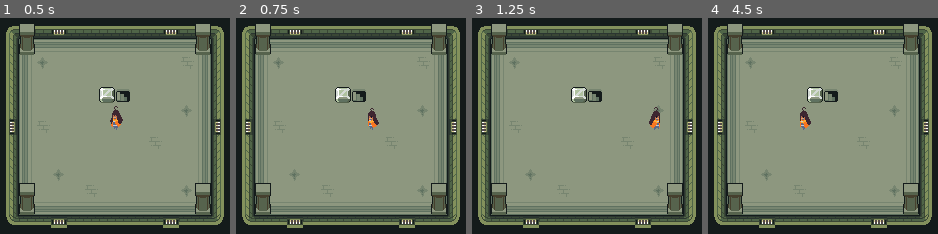
Above: before the commit, frames 1-4 (left to right).
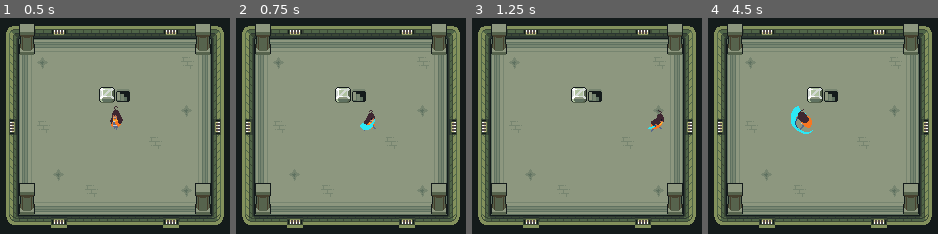
Above: after the commit, the same moments.

Repository: giuliosa/astral-genesis
Game: Godot game, scene res://Scenes/World/Test-world.tscn
Same seed, same stepped clock (60 frames per second), same inputs: the game is played once before the commit and once after it.
Inputs:
- Up to frame 1 (0.5 s): no input
- Up to frame 2 (0.75 s): hold Right (move_right) from 0.53 s (still down); tap Z (light_attack) at 0.6 s
- Up to frame 3 (1.25 s): keep holding Right (move_right)
- Up to frame 4 (4.5 s): release Right (move_right) at 1.28 s; hold Down (move_down) 1.28-2.03 s; tap Z (light_attack) every 0.75 s from 1.35 to 4.35 s; hold Right (move_right) 2.03-2.78 s; hold Up (move_up) 2.78-3.53 s; hold Left (move_left) from 3.53 s (still down)

Frame 1 is identical in both runs. In frame 2, 0.4% of the frame differs, in the area x 53-63%, y 41-53%; in frame 3, 0.4%; in frame 4, 0.6%, in the area x 36-46%, y 40-54%.

Commit message:
Adding animations to attack

Diff:
--- a/Scenes/Actors/Player/player.tscn
+++ b/Scenes/Actors/Player/player.tscn
@@ -33,69 +33,297 @@
 "update": 1,
 "values": [true]
 }
+tracks/2/type = "value"
+tracks/2/imported = false
+tracks/2/enabled = true
+tracks/2/path = NodePath("Hitbox/CollisionShape2D:disabled")
+tracks/2/interp = 1
+tracks/2/loop_wrap = true
+tracks/2/keys = {
+"times": PackedFloat32Array(0),
+"transitions": PackedFloat32Array(1),
+"update": 1,
+"values": [true]
+}
+tracks/3/type = "value"
+tracks/3/imported = false
+tracks/3/enabled = true
+tracks/3/path = NodePath("Hitbox/CollisionShape2D:position")
+tracks/3/interp = 1
+tracks/3/loop_wrap = true
+tracks/3/keys = {
+"times": PackedFloat32Array(0),
+"transitions": PackedFloat32Array(1),
+"update": 0,
+"values": [Vector2(0, -15)]
+}
+tracks/4/type = "value"
+tracks/4/imported = false
+tracks/4/enabled = true
+tracks/4/path = NodePath("Hitbox/CollisionShape2D:rotation")
+tracks/4/interp = 1
+tracks/4/loop_wrap = true
+tracks/4/keys = {
+"times": PackedFloat32Array(0),
+"transitions": PackedFloat32Array(1),
+"update": 0,
+"values": [1.5708]
+}
 
 [sub_resource type="Animation" id="Animation_yv5u0"]
 resource_name = "attack_down"
-length = 0.2
-tracks/0/type = "value"
-tracks/0/imported = false
-tracks/0/enabled = true
-tracks/0/path = NodePath("Body:frame")
-tracks/0/interp = 1
-tracks/0/loop_wrap = true
-tracks/0/keys = {
-"times": PackedFloat32Array(0),
-"transitions": PackedFloat32Array(1),
-"update": 1,
-"values": [16]
+length = 1.3
+tracks/0/type = "value"
+tracks/0/imported = false
+tracks/0/enabled = true
+tracks/0/path = NodePath("Body:frame")
+tracks/0/interp = 1
+tracks/0/loop_wrap = true
+tracks/0/keys = {
+"times": PackedFloat32Array(0, 0.0146608, 0.0324493, 0.10328, 0.2, 0.3, 0.4, 0.5, 0.6, 0.7, 0.8, 0.9, 1, 1.1, 1.2),
+"transitions": PackedFloat32Array(1, 5.27803, 0.0228763, 1, 1, 1, 1, 1, 1, 1, 1, 1, 1, 1, 1),
+"update": 1,
+"values": [48, 49, 50, 51, 52, 53, 54, 55, 56, 57, 58, 59, 60, 61, 62]
+}
+tracks/1/type = "value"
+tracks/1/imported = false
+tracks/1/enabled = true
+tracks/1/path = NodePath("Body:flip_h")
+tracks/1/interp = 1
+tracks/1/loop_wrap = true
+tracks/1/keys = {
+"times": PackedFloat32Array(0),
+"transitions": PackedFloat32Array(1),
+"update": 1,
+"values": [false]
+}
+tracks/2/type = "value"
+tracks/2/imported = false
+tracks/2/enabled = true
+tracks/2/path = NodePath("Hitbox/CollisionShape2D:disabled")
+tracks/2/interp = 1
+tracks/2/loop_wrap = true
+tracks/2/keys = {
+"times": PackedFloat32Array(0, 0.8, 1),
+"transitions": PackedFloat32Array(1, 1, 1),
+"update": 1,
+"values": [true, false, true]
+}
+tracks/3/type = "value"
+tracks/3/imported = false
+tracks/3/enabled = true
+tracks/3/path = NodePath("Hitbox/CollisionShape2D:position")
+tracks/3/interp = 1
+tracks/3/loop_wrap = true
+tracks/3/keys = {
+"times": PackedFloat32Array(0.8),
+"transitions": PackedFloat32Array(1),
+"update": 0,
+"values": [Vector2(0, 4)]
+}
+tracks/4/type = "value"
+tracks/4/imported = false
+tracks/4/enabled = true
+tracks/4/path = NodePath("Hitbox/CollisionShape2D:rotation")
+tracks/4/interp = 1
+tracks/4/loop_wrap = true
+tracks/4/keys = {
+"times": PackedFloat32Array(0.8),
+"transitions": PackedFloat32Array(1),
+"update": 0,
+"values": [1.5708]
 }
 
 [sub_resource type="Animation" id="Animation_cihrd"]
 resource_name = "attack_left"
-length = 0.2
-tracks/0/type = "value"
-tracks/0/imported = false
-tracks/0/enabled = true
-tracks/0/path = NodePath("Body:frame")
-tracks/0/interp = 1
-tracks/0/loop_wrap = true
-tracks/0/keys = {
-"times": PackedFloat32Array(0),
-"transitions": PackedFloat32Array(1),
-"update": 1,
-"values": [18]
-}
-
-[sub_resource type="Animation" id="Animation_usgvn"]
+length = 1.3
+tracks/0/type = "value"
+tracks/0/imported = false
+tracks/0/enabled = true
+tracks/0/path = NodePath("Body:frame")
+tracks/0/interp = 1
+tracks/0/loop_wrap = true
+tracks/0/keys = {
+"times": PackedFloat32Array(0, 0.0186036, 0.0419405, 0.1, 0.2, 0.3, 0.4, 0.5, 0.6, 0.7, 0.8, 0.9, 1, 1.1, 1.2),
+"transitions": PackedFloat32Array(1, 1, 1, 1, 1, 1, 1, 1, 1, 1, 1, 1, 1, 1, 1),
+"update": 1,
+"values": [70, 71, 72, 73, 74, 75, 76, 77, 78, 79, 80, 81, 82, 83, 84]
+}
+tracks/1/type = "value"
+tracks/1/imported = false
+tracks/1/enabled = true
+tracks/1/path = NodePath("Body:flip_h")
+tracks/1/interp = 1
+tracks/1/loop_wrap = true
+tracks/1/keys = {
+"times": PackedFloat32Array(0),
+"transitions": PackedFloat32Array(1),
+"update": 1,
+"values": [true]
+}
+tracks/2/type = "value"
+tracks/2/imported = false
+tracks/2/enabled = true
+tracks/2/path = NodePath("Hitbox/CollisionShape2D:disabled")
+tracks/2/interp = 1
+tracks/2/loop_wrap = true
+tracks/2/keys = {
+"times": PackedFloat32Array(0, 0.8, 1),
+"transitions": PackedFloat32Array(1, 1, 1),
+"update": 1,
+"values": [true, false, true]
+}
+tracks/3/type = "value"
+tracks/3/imported = false
+tracks/3/enabled = true
+tracks/3/path = NodePath("Hitbox/CollisionShape2D:position")
+tracks/3/interp = 1
+tracks/3/loop_wrap = true
+tracks/3/keys = {
+"times": PackedFloat32Array(0.8),
+"transitions": PackedFloat32Array(1),
+"update": 0,
+"values": [Vector2(-9, -4)]
+}
+tracks/4/type = "value"
+tracks/4/imported = false
+tracks/4/enabled = true
+tracks/4/path = NodePath("Hitbox/CollisionShape2D:rotation")
+tracks/4/interp = 1
+tracks/4/loop_wrap = true
+tracks/4/keys = {
+"times": PackedFloat32Array(0.8),
+"transitions": PackedFloat32Array(1),
+"update": 0,
+"values": [0.0]
+}
+
+[sub_resource type="Animation" id="Animation_tcfc3"]
 resource_name = "attack_right"
-length = 0.2
-tracks/0/type = "value"
-tracks/0/imported = false
-tracks/0/enabled = true
-tracks/0/path = NodePath("Body:frame")
-tracks/0/interp = 1
-tracks/0/loop_wrap = true
-tracks/0/keys = {
-"times": PackedFloat32Array(0),
-"transitions": PackedFloat32Array(1),
-"update": 1,
-"values": [19]
-}
-
-[sub_resource type="Animation" id="Animation_pydcj"]
+length = 1.3
+tracks/0/type = "value"
+tracks/0/imported = false
+tracks/0/enabled = true
+tracks/0/path = NodePath("Body:frame")
+tracks/0/interp = 1
+tracks/0/loop_wrap = true
+tracks/0/keys = {
+"times": PackedFloat32Array(0, 0.0186036, 0.0385525, 0.1, 0.2, 0.3, 0.4, 0.5, 0.6, 0.7, 0.8, 0.9, 1, 1.1, 1.2),
+"transitions": PackedFloat32Array(1, 1, 1, 1, 1, 1, 1, 1, 1, 1, 1, 1, 1, 1, 1),
+"update": 1,
+"values": [70, 71, 72, 73, 74, 75, 76, 77, 78, 79, 80, 81, 82, 83, 84]
+}
+tracks/1/type = "value"
+tracks/1/imported = false
+tracks/1/enabled = true
+tracks/1/path = NodePath("Body:flip_h")
+tracks/1/interp = 1
+tracks/1/loop_wrap = true
+tracks/1/keys = {
+"times": PackedFloat32Array(0),
+"transitions": PackedFloat32Array(1),
+"update": 1,
+"values": [false]
+}
+tracks/2/type = "value"
+tracks/2/imported = false
+tracks/2/enabled = true
+tracks/2/path = NodePath("Hitbox/CollisionShape2D:disabled")
+tracks/2/interp = 1
+tracks/2/loop_wrap = true
+tracks/2/keys = {
+"times": PackedFloat32Array(0, 0.8, 1),
+"transitions": PackedFloat32Array(1, 1, 1),
+"update": 1,
+"values": [true, false, true]
+}
+tracks/3/type = "value"
+tracks/3/imported = false
+tracks/3/enabled = true
+tracks/3/path = NodePath("Hitbox/CollisionShape2D:position")
+tracks/3/interp = 1
+tracks/3/loop_wrap = true
+tracks/3/keys = {
+"times": PackedFloat32Array(0.8),
+"transitions": PackedFloat32Array(1),
+"update": 0,
+"values": [Vector2(9, -4)]
+}
+tracks/4/type = "value"
+tracks/4/imported = false
+tracks/4/enabled = true
+tracks/4/path = NodePath("Hitbox/CollisionShape2D:rotation")
+tracks/4/interp = 1
+tracks/4/loop_wrap = true
+tracks/4/keys = {
+"times": PackedFloat32Array(0.8),
+"transitions": PackedFloat32Array(1),
+"update": 0,
+"values": [0.0]
+}
+
+[sub_resource type="Animation" id="Animation_51hc4"]
 resource_name = "attack_up"
-length = 0.2
-tracks/0/type = "value"
-tracks/0/imported = false
-tracks/0/enabled = true
-tracks/0/path = NodePath("Body:frame")
-tracks/0/interp = 1
-tracks/0/loop_wrap = true
-tracks/0/keys = {
-"times": PackedFloat32Array(0),
-"transitions": PackedFloat32Array(1),
-"update": 1,
-"values": [17]
+length = 1.3
+tracks/0/type = "value"
+tracks/0/imported = false
+tracks/0/enabled = true
+tracks/0/path = NodePath("Body:frame")
+tracks/0/interp = 1
+tracks/0/loop_wrap = true
+tracks/0/keys = {
+"times": PackedFloat32Array(0, 0.0146608, 0.0324493, 0.10328, 0.2, 0.3, 0.4, 0.5, 0.6, 0.7, 0.8, 0.9, 1, 1.1, 1.2),
+"transitions": PackedFloat32Array(1, 5.27803, 0.0228763, 1, 1, 1, 1, 1, 1, 1, 1, 1, 1, 1, 1),
+"update": 1,
+"values": [92, 93, 94, 95, 96, 97, 98, 99, 100, 101, 102, 103, 104, 105, 106]
+}
+tracks/1/type = "value"
+tracks/1/imported = false
+tracks/1/enabled = true
+tracks/1/path = NodePath("Body:flip_h")
+tracks/1/interp = 1
+tracks/1/loop_wrap = true
+tracks/1/keys = {
+"times": PackedFloat32Array(0),
+"transitions": PackedFloat32Array(1),
+"update": 1,
+"values": [false]
+}
+tracks/2/type = "value"
+tracks/2/imported = false
+tracks/2/enabled = true
+tracks/2/path = NodePath("Hitbox/CollisionShape2D:disabled")
+tracks/2/interp = 1
+tracks/2/loop_wrap = true
+tracks/2/keys = {
+"times": PackedFloat32Array(0.00930272, 0.8, 1),
+"transitions": PackedFloat32Array(1, 1, 1),
+"update": 1,
+"values": [true, false, true]
+}
+tracks/3/type = "value"
+tracks/3/imported = false
+tracks/3/enabled = true
+tracks/3/path = NodePath("Hitbox/CollisionShape2D:position")
+tracks/3/interp = 1
+tracks/3/loop_wrap = true
+tracks/3/keys = {
+"times": PackedFloat32Array(0.8),
+"transitions": PackedFloat32Array(1),
+"update": 0,
+"values": [Vector2(0, -15)]
+}
+tracks/4/type = "value"
+tracks/4/imported = false
+tracks/4/enabled = true
+tracks/4/path = NodePath("Hitbox/CollisionShape2D:rotation")
+tracks/4/interp = 1
+tracks/4/loop_wrap = true
+tracks/4/keys = {
+"times": PackedFloat32Array(0.8),
+"transitions": PackedFloat32Array(1),
+"update": 0,
+"values": [1.5708]
 }
 
 [sub_resource type="Animation" id="Animation_lsd2s"]
@@ -335,8 +563,8 @@
 "RESET": SubResource("Animation_hdi8l"),
 "attack_down": SubResource("Animation_yv5u0"),
 "attack_left": SubResource("Animation_cihrd"),
-"attack_right": SubResource("Animation_usgvn"),
-"attack_up": SubResource("Animation_pydcj"),
+"attack_right": SubResource("Animation_tcfc3"),
+"attack_up": SubResource("Animation_51hc4"),
 "idle_down": SubResource("Animation_lsd2s"),
 "idle_left": SubResource("Animation_o3t8p"),
 "idle_right": SubResource("Animation_6npuv"),
@@ -461,6 +689,9 @@
 transitions = ["Start", "Idle", SubResource("AnimationNodeStateMachineTransition_48b8k"), "Idle", "Walk", SubResource(" …(422 unchanged characters)…
 graph_offset = Vector2(37.271, -39)
 
+[sub_resource type="CapsuleShape2D" id="CapsuleShape2D_glk5c"]
+radius = 5.0
+
 [node name="Player" type="CharacterBody2D"]
 collision_mask = 6
 script = ExtResource("1_7fj6v")
@@ -498,3 +729,13 @@
 parameters/Attack/blend_position = Vector2(-0.004008, 0)
 parameters/Idle/blend_position = Vector2(-0.00270635, 0.00502276)
 parameters/Walk/blend_position = Vector2(0, 0)
+
+[node name="Hitbox" type="Area2D" parent="."]
+collision_layer = 0
+collision_mask = 2
+
+[node name="CollisionShape2D" type="CollisionShape2D" parent="Hitbox"]
+position = Vector2(0, -15)
+rotation = 1.5708
+shape = SubResource("CapsuleShape2D_glk5c")
+disabled = true
--- a/project.godot
+++ b/project.godot
@@ -95,5 +95,5 @@
 [rendering]
 
 textures/canvas_textures/default_texture_filter=0
-renderer/rendering_method="gl_compatibility"
+renderer/rendering_method="mobile"
 renderer/rendering_method.mobile="gl_compatibility"
Not shown: 1 places in Scenes/Actors/Player/player.tscn that only renumber resources
